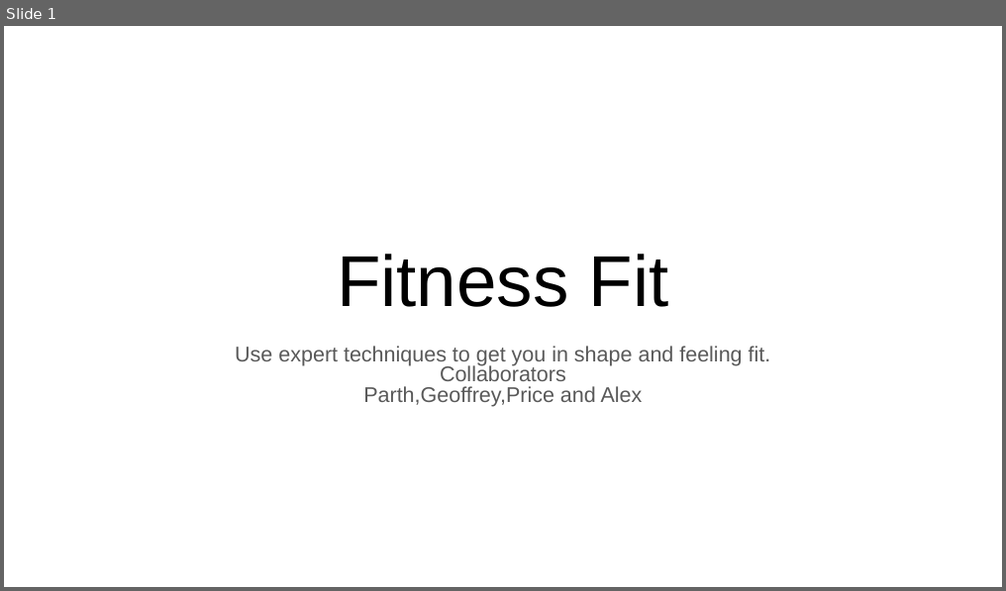
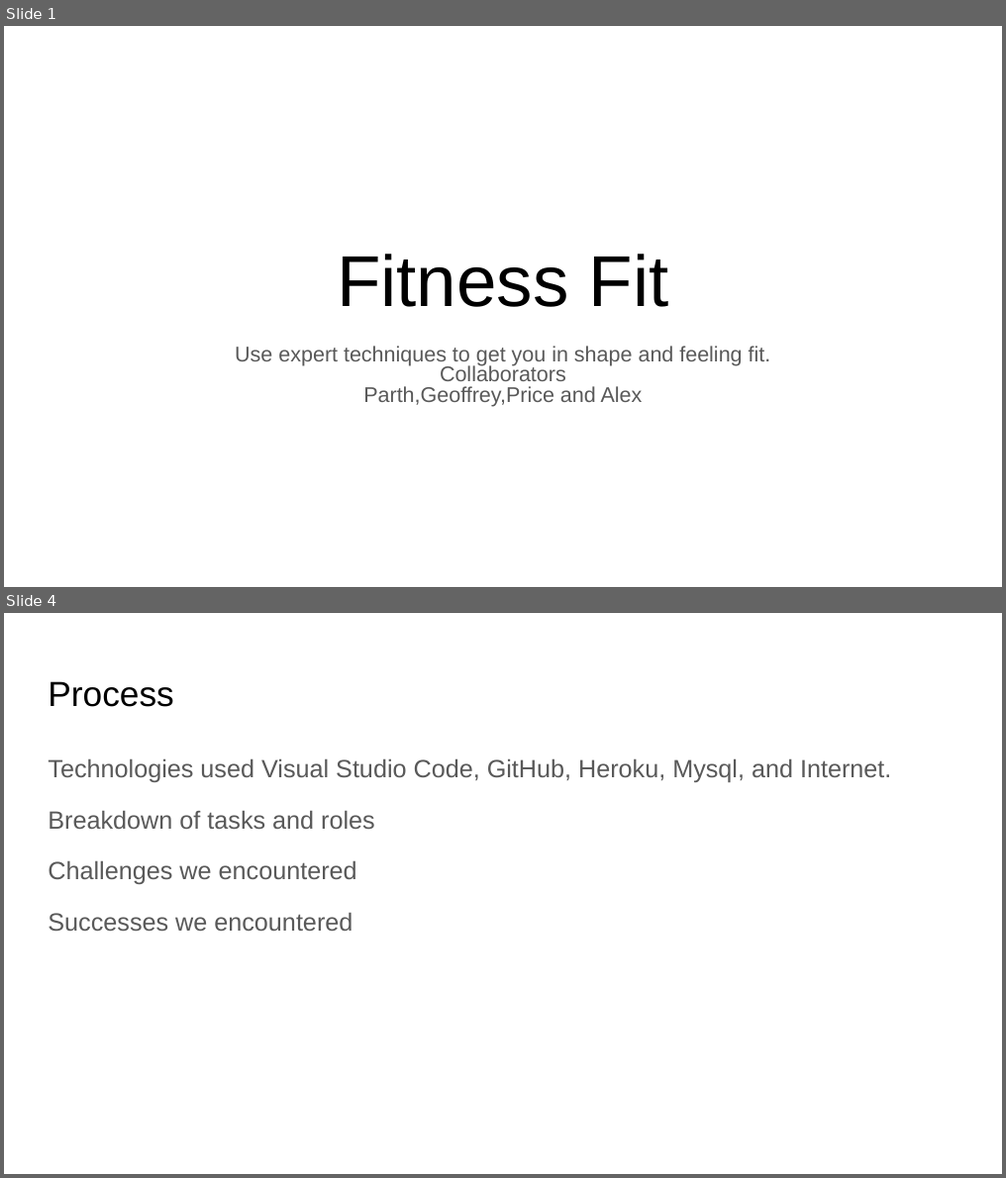
Before and after one commit to AlexWatabe9/FitnessFit, a slide deck: Untitled presentation.pptx. Shown one above the other, each under a label of ours: slide 1 before the commit, slides 1 and 4 after it; the slides between them are not shown. The pictures are 1006x591 and 1006x1178 pixels, drawn with LibreOffice and Linux fonts; fonts in the diff are those of the drawing. Boxes give left, top, right and bottom in pixels: in the first picture for what was removed or moved away, otherwise in the second. Text is boxed around its words. In the diff, an @@ line names an element or a change of style, - is before the commit and + after.

```diff
--- a/Untitled presentation.pptx
+++ b/Untitled presentation.pptx
@@ slide 4 added at (4,613,1002,1174), background #FFFFFF @@
@@ title added at (48,681,173,707), 25.2 pt, text #000000 @@
+Process
@@ text added at (48,759,891,931), 18 pt, text #595959 @@
+Technologies used Visual Studio Code, GitHub, Heroku, Mysql, and Internet.
+Breakdown of tasks and roles
+Challenges we encountered
+Successes we encountered
```
Also in this commit, not shown: 2 other slides added, 3 slides removed, 4 other files.
